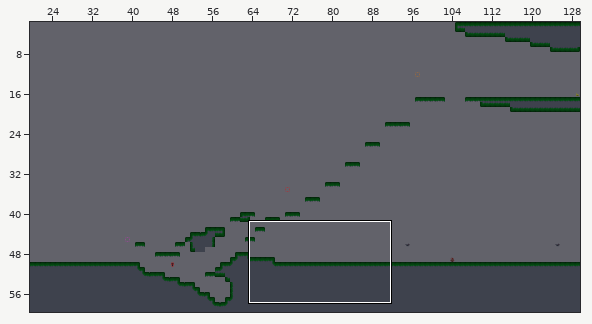
Level history. Tiled map: tiled prj/2.tmx. The first picture is a wide view before the edit; the outline marks the close-up.
Close-up. Before the edit:
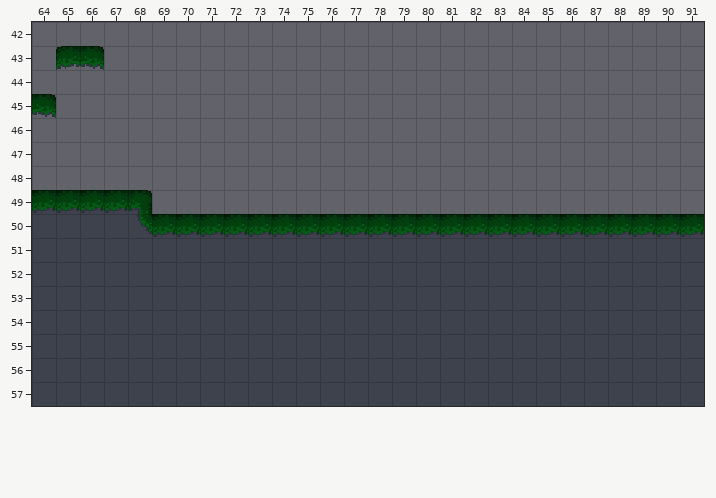
Cells are 16x16 px. Shown: x 64..91, y 42..57. The commit also changed other parts of the map, which this record leaves out.
The same view after the edit:
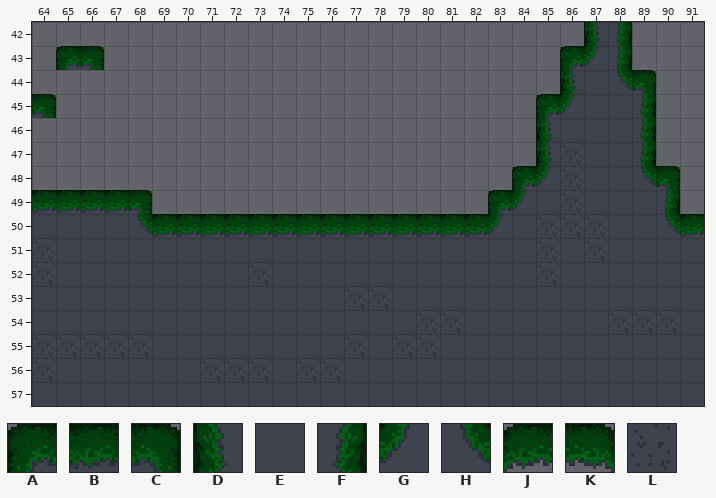
Key: from "tileset": A 0, B 1, C 2, D 3, E 4, F 5, G 7, H 9, J 12, K 14, L 31.
_ is an empty cell.
Changes in this commit:
Layer "Tile Layer 1":
y 42: x 87..88 __ -> DF
y 43: x 65..66 JK -> AC; x 86..88 ___ -> AGF
y 44: x 86..89 ____ -> DEHC
y 45: x 64 K -> C; x 85..89 _____ -> AGEEF
y 46: x 85..89 _____ -> DEEEF
y 47: x 85..89 _____ -> DLEEF
y 48: x 84..90 _______ -> AGLEEHC
y 49: x 83..90 ________ -> AGELEEEF
y 50: x 83..90 BBBBBBBB -> GELLLEEH
Pixel boxes of the changes (left, top, right, bottom) in both close-ups:
changed: (488, 22, 680, 237)
changed: (56, 52, 104, 70)
changed: (32, 100, 56, 118)
